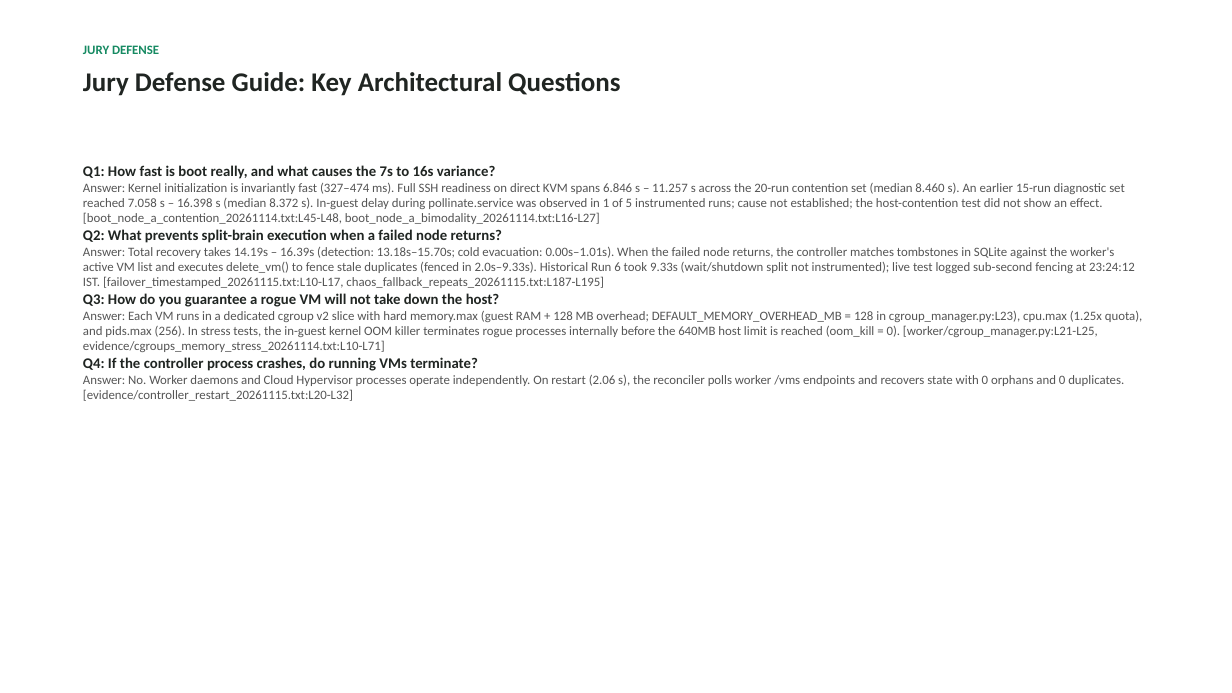
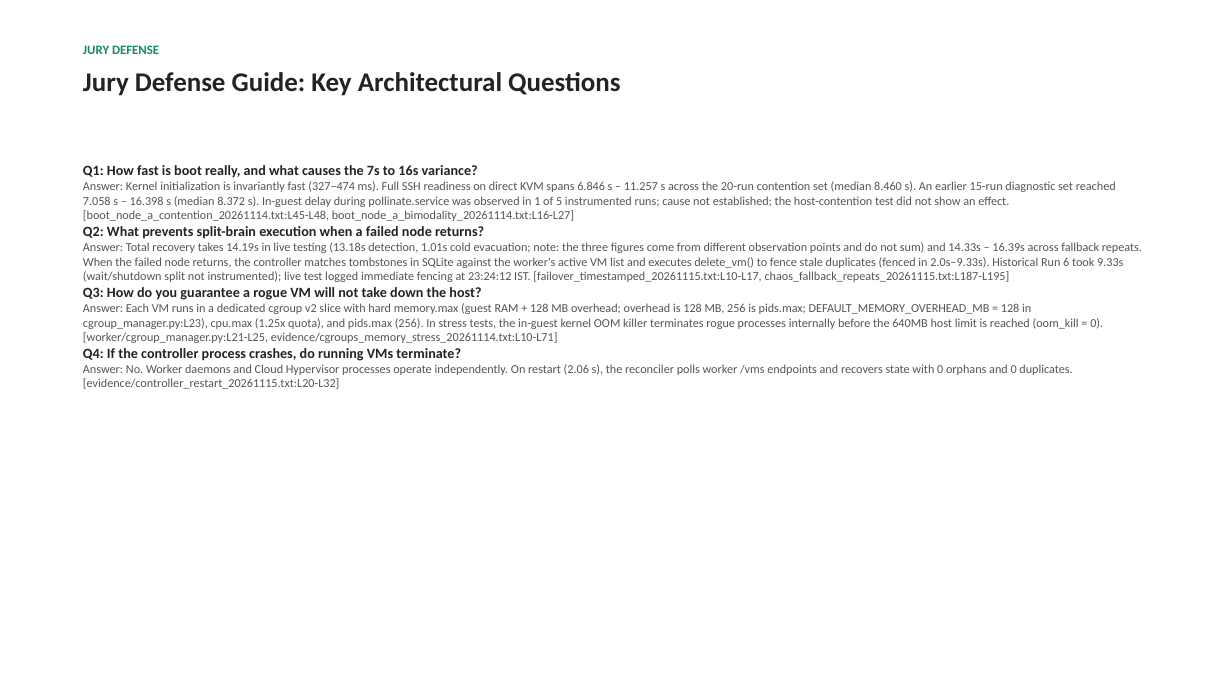
Before and after one commit to aiori-hackathon/A3-PS023-TC246, a slide deck: slide 12 of docs/deck/ps023_draft.pptx. Drawn at 1232x693 pixels with LibreOffice and Linux fonts; fonts in the diff are those of the drawing. Boxes give left, top, right and bottom in pixels: in the first picture for what was removed or moved away, otherwise in the second. Text is boxed around its words. In the diff, an @@ line names an element or a change of style, - is before the commit and + after.

Commit message:
docs(deck): audit numbers against evidence, export 12-slide final deck, and redact public IPs

```diff
--- a/docs/deck/ps023_draft.pptx
+++ b/docs/deck/ps023_draft.pptx
@@ text at box(83, 165, 1116, 389): size 11.5 to 11 pt in "Q1: How fast is boot really, and ...", "Q2: What prevents split-brain execution when a ...", "Q3: How do you guarantee a rogue ...", "Q4: If the controller process crashes, do ..."; size 10 to 9.5 pt in "Answer: Kernel initialization is invariantly fast (327–474 ...", "Answer: No. Worker daemons and Cloud Hypervisor ..." @@
@@ text at box(83, 242, 1142, 282): text changed; size 10 to 9.5 pt @@
-Answer: Total recovery takes 14.19s – 16.39s (detection: 13.18s–15.70s; cold evacuation: 0.00s–1.01s). When the failed node returns, the controller matches tombstones in SQLite against the worker's active VM list and executes delete_vm() to fence stale duplicates (fenced in 2.0s–9.33s). Historical Run 6 took 9.33s (wait/shutdown split not instrumented); live test logged sub-second fencing at 23:24:12 IST. [failover_timestamped_20261115.txt:L10-L17, chaos_fallback_repeats_20261115.txt:L187-L195]
+Answer: Total recovery takes 14.19s in live testing (13.18s detection, 1.01s cold evacuation; note: the three figures come from different observation points and do not sum) and 14.33s – 16.39s across fallback repeats. When the failed node returns, the controller matches tombstones in SQLite against the worker's active VM list and executes delete_vm() to fence stale duplicates (fenced in 2.0s–9.33s). Historical Run 6 took 9.33s (wait/shutdown split not instrumented); live test logged immediate fencing at 23:24:12 IST. [failover_timestamped_20261115.txt:L10-L17, chaos_fallback_repeats_20261115.txt:L187-L195]
@@ text at box(83, 303, 1103, 343): text changed; size 10 to 9.5 pt @@
-Answer: Each VM runs in a dedicated cgroup v2 slice with hard memory.max (guest RAM + 128 MB overhead; DEFAULT_MEMORY_OVERHEAD_MB = 128 in cgroup_manager.py:L23), cpu.max (1.25x quota), and pids.max (256). In stress tests, the in-guest kernel OOM killer terminates rogue processes internally before the 640MB host limit is reached (oom_kill = 0). [worker/cgroup_manager.py:L21-L25, evidence/cgroups_memory_stress_20261114.txt:L10-L71]
+Answer: Each VM runs in a dedicated cgroup v2 slice with hard memory.max (guest RAM + 128 MB overhead; overhead is 128 MB, 256 is pids.max; DEFAULT_MEMORY_OVERHEAD_MB = 128 in cgroup_manager.py:L23), cpu.max (1.25x quota), and pids.max (256). In stress tests, the in-guest kernel OOM killer terminates rogue processes internally before the 640MB host limit is reached (oom_kill = 0). [worker/cgroup_manager.py:L21-L25, evidence/cgroups_memory_stress_20261114.txt:L10-L71]
```
Also in this commit, not shown: 6 other slides changed, 15 other files.
